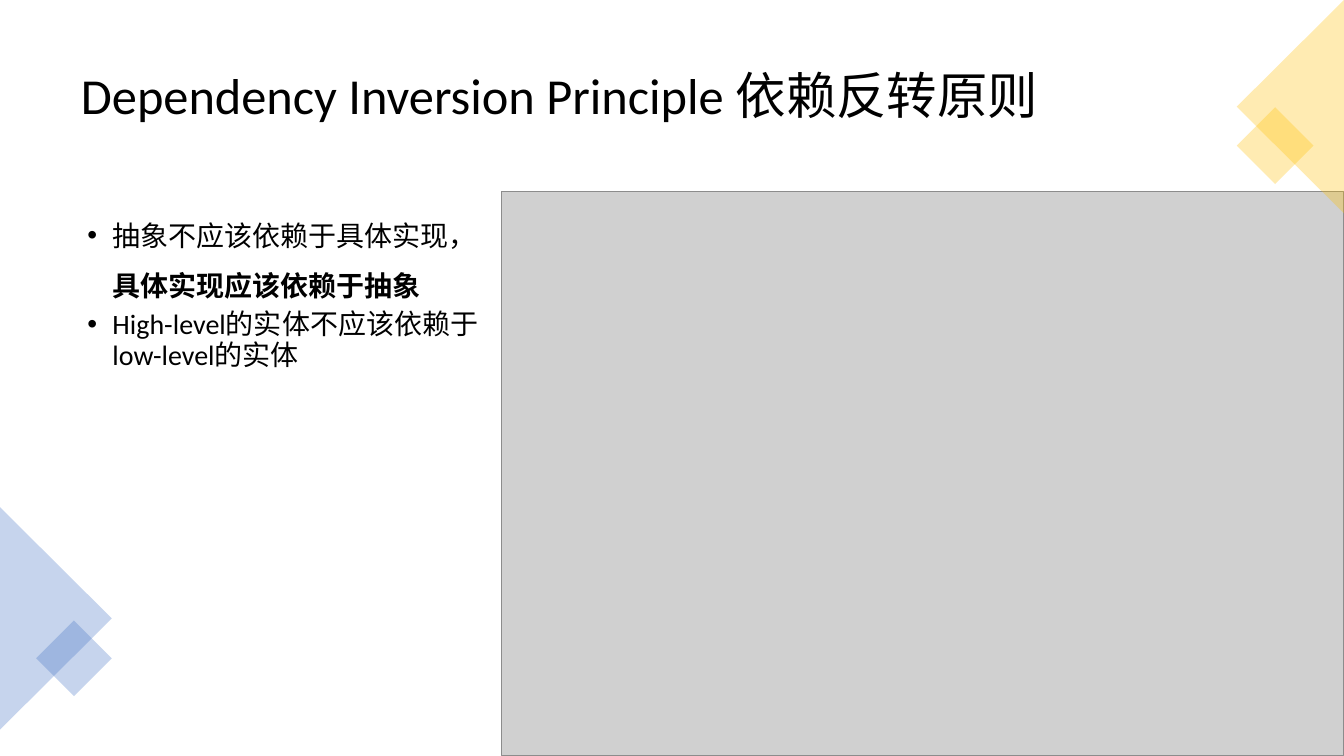
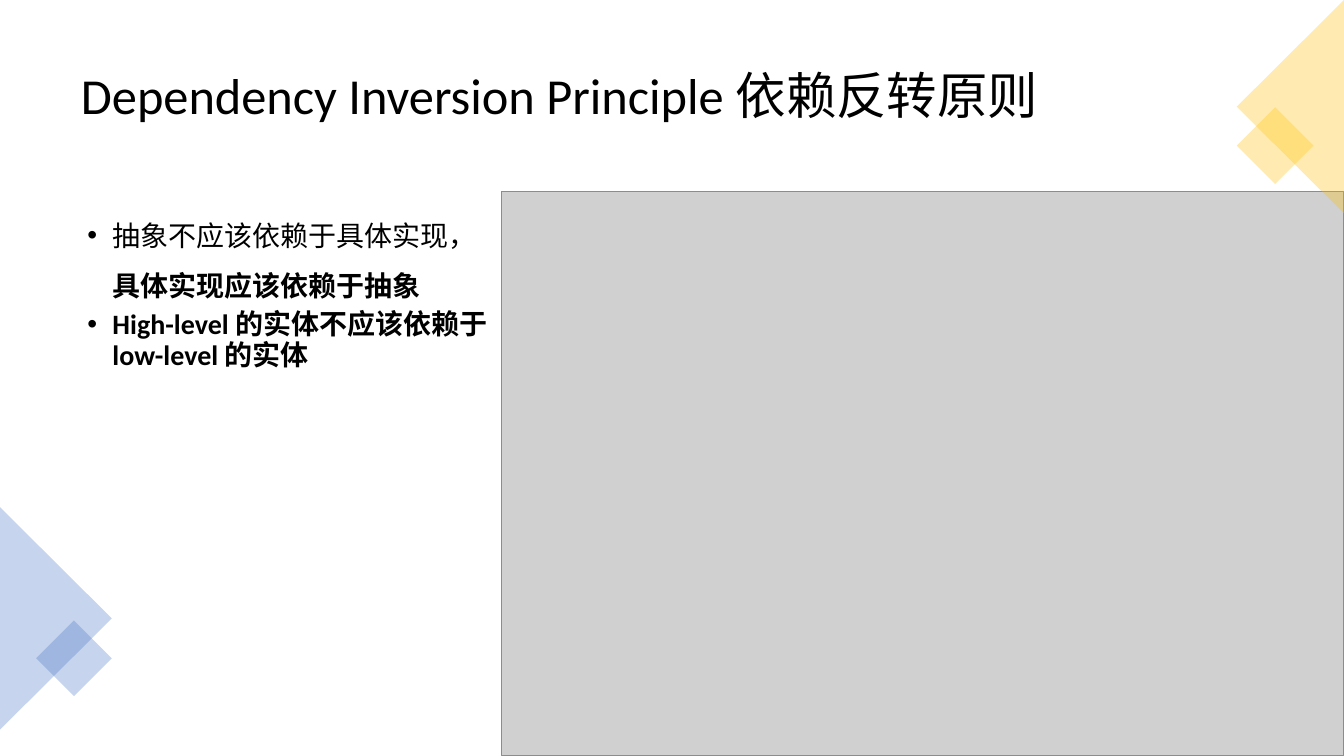
Before and after one commit to TWDH/Development, a slide deck: slide 12 of 赫桑的算法宝典/3.经典面试题/06.技术文章/Design Patterns and OOD.pptx (slide 11 before the commit). Drawn at 1344x756 pixels with LibreOffice and Linux fonts; fonts in the diff are those of the drawing; grey boxes stand for pictures. Boxes give left, top, right and bottom in pixels: in the first picture for what was removed or moved away, otherwise in the second. Text is boxed around its words. In the diff, an @@ line names an element or a change of style, - is before the commit and + after.

```diff
--- a/赫桑的算法宝典/3.经典面试题/06.技术文章/Design Patterns and OOD.pptx
+++ b/赫桑的算法宝典/3.经典面试题/06.技术文章/Design Patterns and OOD.pptx
@@ text at (112,310,487,368): text changed; bold on @@
-• High-level的实体不应该依赖于low-level的实体
+• High-level 的实体不应该依赖于low-level 的实体
```
Also in this commit, not shown: 1 other slide changed, 1 slide added, 1 other file.
